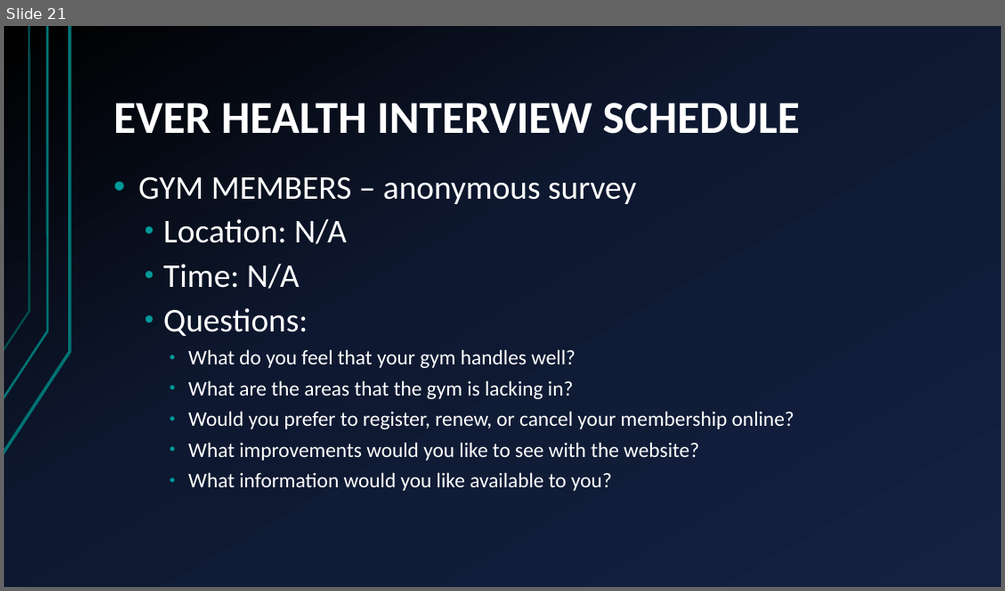
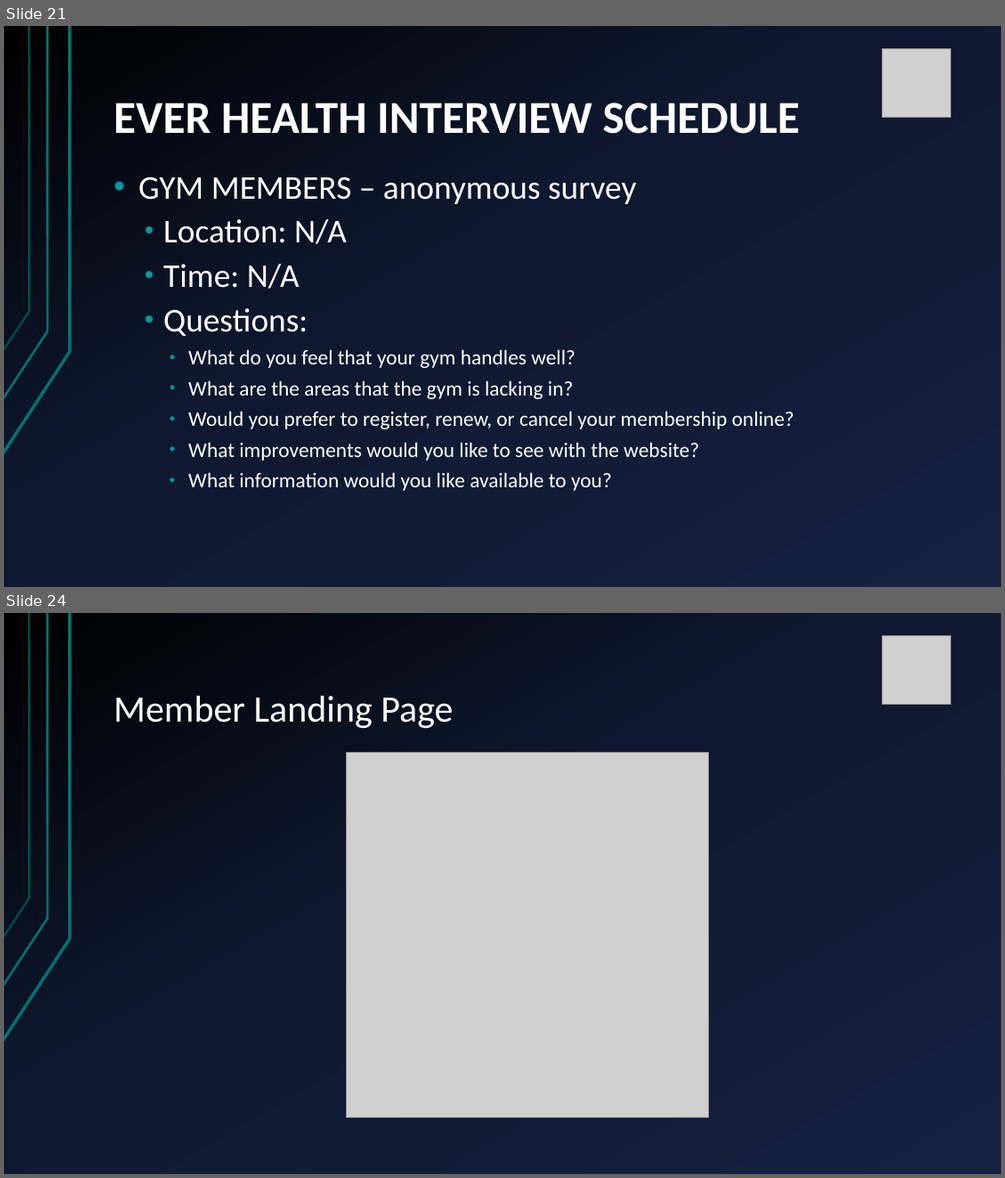
Before and after one commit to jleahy7/CSCI-2999-Capstone_Project, a slide deck: week3/thursday/Ever Health Final Plan.pptx. Shown one above the other, each under a label of ours: slide 21 before the commit, slides 21 and 24 after it; the slides between them are not shown. The pictures are 1005x591 and 1005x1178 pixels, drawn with LibreOffice and Linux fonts; fonts in the diff are those of the drawing; grey boxes stand for pictures. Boxes give left, top, right and bottom in pixels: in the first picture for what was removed or moved away, otherwise in the second. Text is boxed around its words. In the diff, an @@ line names an element or a change of style, - is before the commit and + after.

```diff
--- a/week3/thursday/Ever Health Final Plan.pptx
+++ b/week3/thursday/Ever Health Final Plan.pptx
@@ slide 24 added at [4, 613, 1001, 1174], background gradient #000000 to #0F1931 to #142242; not listed: 3 template elements that a slide beside it also shows @@
@@ picture added at [882, 635, 951, 705] @@
@@ title added at [113, 696, 453, 729], 36 pt, text #FFFFFF @@
+Member Landing Page
@@ picture added at [346, 752, 708, 1117] @@
@@ slide 21 changed as well @@
@@ picture added at [882, 48, 951, 118] @@
```
Also in this commit, not shown: 19 other slides changed, 5 other slides added.
